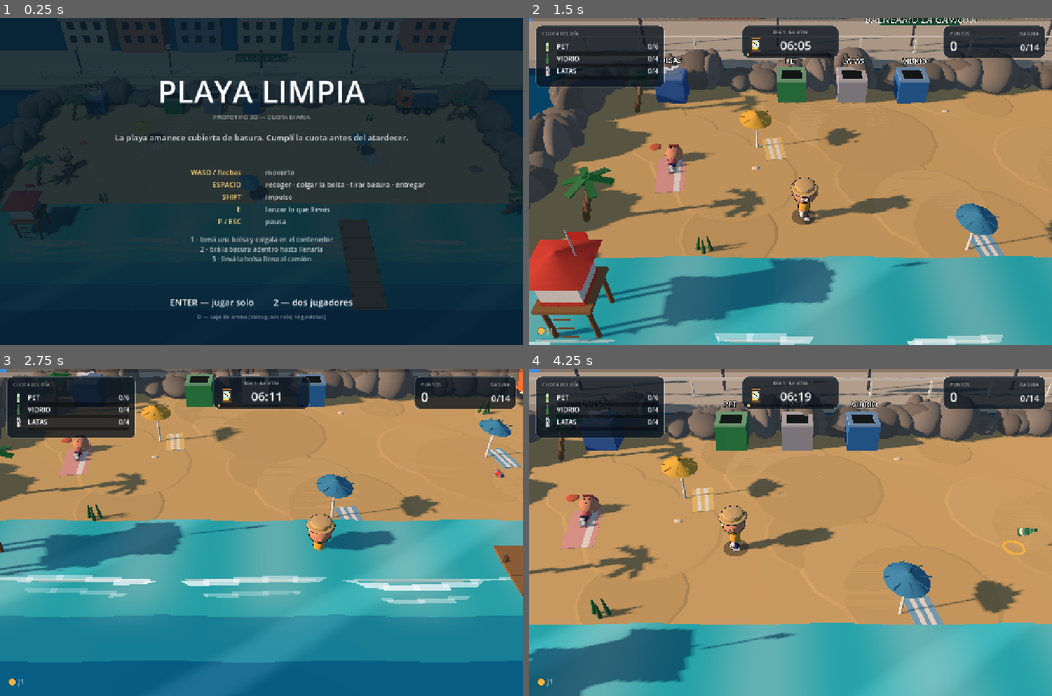
Above: before the commit, frames 1-4 (two rows, left to right).
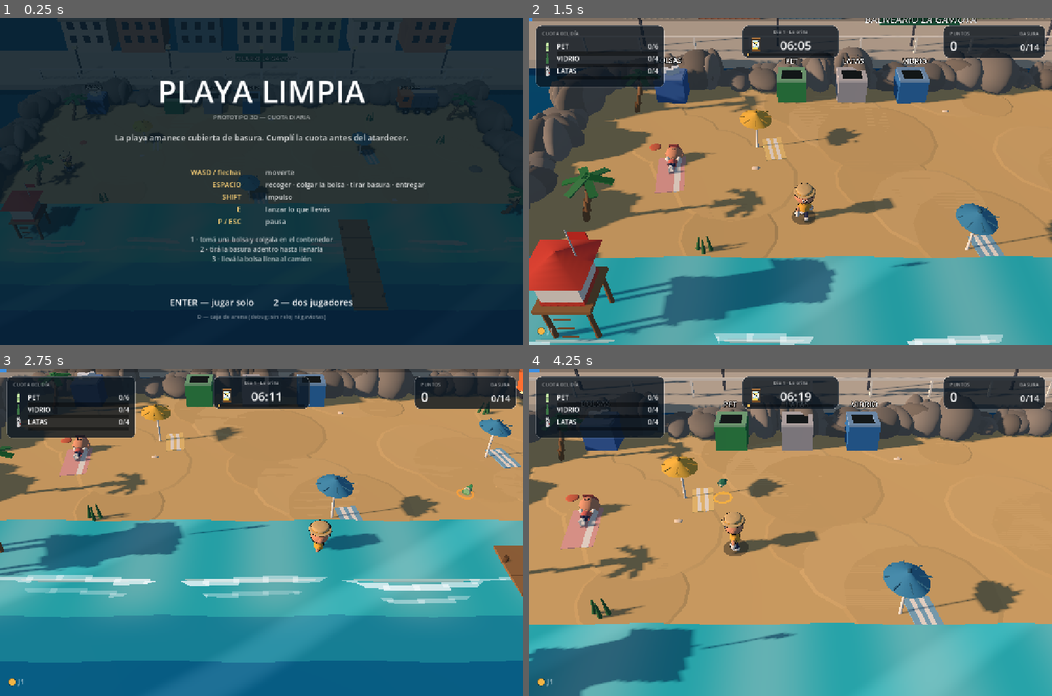
Above: after the commit, the same moments.

Repository: Catech124/playa-limpiar
Game: Godot game, scene res://scenes/Main.tscn
Same seed, same stepped clock (60 frames per second), same inputs: the game is played once before the commit and once after it.
Inputs:
- Up to frame 1 (0.25 s): no input
- Up to frame 2 (1.5 s): tap Enter at 0.5 s; hold D 0.53-1.28 s; tap Shift at 0.6 s; tap Space at 0.77, 1.07 s; hold S from 1.28 s (still down); tap E at 1.35 s
- Up to frame 3 (2.75 s): tap Space at 1.52, 1.82 s; release S at 2.03 s; hold D from 2.03 s (still down); tap Enter at 2.1 s
- Up to frame 4 (4.25 s): release D at 2.78 s; hold W 2.78-3.53 s; tap Ctrl at 2.85 s; tap Space at 3.02, 3.32, 3.77, 4.07 s; hold A from 3.53 s (still down); tap Keypad Enter at 3.6 s

The runs differ from the first frame. In frame 1, less than 0.1% of the frame differs, in the area x 10-14%, y 39-46%; in frame 2, 0.6%; in frame 3, 0.6%; in frame 4, 0.8%, in the area x 9-100%, y 33-57%.

Commit message:
Vuelve el personaje anterior, bolsa cuadrada en los botes y más ajustes
Personaje:
- Vuelve el GLB anterior (brazos caídos, no T-pose): con el v3 los brazos
  quedaban dentro del torso al corregir la pose.
- Escala 0,78 y cabeza/sombrero al 0,88: ya no queda cabezón ni tan alto.

Contenedores:
- La bolsa colgada ahora es CUADRADA como el bote: paredes, borde doblado
  sobre el marco, falda arrugada por fuera, pliegues y nudo atado en una
  esquina. Antes se veía un cilindro en el medio.
- La bolsa tapa la boca oscura del contenedor (se ocultaba un plato negro
  detrás); al sacarla vuelve a verse.

Tiburón:
- También cuenta el tiempo si estás en la orilla, no solo nadando.

Muelle:
- Tiene colisión y reserva sus celdas: no se pasa a través ni aparece
  basura encima.

108 comprobaciones headless (se le dio más margen al test de la gaviota,
que a veces no llegaba en 8 s).

Diff:
--- a/scripts/cell_data.gd
+++ b/scripts/cell_data.gd
@@ -11,6 +11,7 @@
 var bin: String = ""     # tipo de residuo que acepta un contenedor (pet/lata/vidrio)
 var bag: CarryItem = null    # bolsa colgada en la boca de un contenedor
 var decor := ""              # prop decorativo grande (palmera, torre, muelle)
+var bin_hole: Node3D = null  # boca oscura del contenedor (se oculta con bolsa)
 
 
 func is_solid() -> bool:
--- a/scripts/grid_world.gd
+++ b/scripts/grid_world.gd
@@ -361,8 +361,6 @@
 				_tower(pos)
 				_decor_collider(pos + Vector3(0, 0, 0), 0.55, 1.8)
 			"pier":
-				if tile != null:
-					tile.decor = kind
 				_pier(int(d[0]), 10, 13)
 			"rock":
 				var m := SphereMesh.new()
@@ -594,6 +592,11 @@
 func _pier(cx: int, from_y: int, to_y: int) -> void:
 	for y in range(from_y, to_y + 1):
 		var z := float(y) + 0.5
+		# el muelle es sólido: no se pasa a través
+		var tile := tile_at(cx, y)
+		if tile != null:
+			tile.decor = "pier"
+		_decor_collider(Vector3(cx + 0.5, 0.0, z), 0.55, 2.0)
 		_box_mesh(Vector3(1.10, 0.06, 1.0), Color(0.62, 0.47, 0.30),
 			Vector3(cx + 0.5, 0.34, z))
 		_box_mesh(Vector3(1.10, 0.008, 0.03), Color(0.42, 0.31, 0.20),
@@ -679,6 +682,7 @@
 		hm.position = Vector3(t.x + 0.5, height + 0.005, t.y + 0.5)
 		hm.cast_shadow = GeometryInstance3D.SHADOW_CASTING_SETTING_OFF
 		add_child(hm)
+		t.bin_hole = hm
 		var rim_mat := ItemVisuals.material(color.lightened(0.35))
 		for off in [Vector3(0, 0, 0.40), Vector3(0, 0, -0.40), Vector3(0.40, 0, 0), Vector3(-0.40, 0, 0)]:
 			var rim := BoxMesh.new()
--- a/scripts/item_visuals.gd
+++ b/scripts/item_visuals.gd
@@ -293,64 +293,74 @@
 		item.node.add_child(mini)
 
 
-## Bolsa colgada en un contenedor: va EXPANDIDA como forro. El contenedor es una
-## caja sólida (debajo de su cara superior no se ve nada), así que la bolsa se
-## arma en tres piezas que es como se ve una bolsa real de arriba:
-##   - el saco abierto (cilindro sin tapa y de doble cara: se ve el interior),
-##   - el plástico tapando el marco de la boca,
-##   - la falda que cuelga por FUERA del contenedor (lo que la delata como bolsa).
+## Bolsa colgada en un contenedor: va EXPANDIDA como forro. El bote es cuadrado,
+## así que la bolsa también: cuatro paredes, el borde doblado sobre el marco, la
+## falda arrugada por fuera y un nudo atado en una esquina. Un cilindro en el
+## medio no se leía como bolsa.
 static func _build_bin_liner(item: CarryItem) -> void:
 	var bin_top := float(GameConfig.STATION_HEIGHT.get("bin", 0.78))
 	var plastic := _bag_color(item)
 	var n := item.contents.size()
-	var mouth_y := bin_top + 0.17        # sobresale un poco, como una bolsa real
-	var bottom_y := bin_top - 0.30       # el fondo queda dentro del contenedor
-
-	var sack := CylinderMesh.new()
-	sack.top_radius = 0.335
-	sack.bottom_radius = 0.30
-	sack.height = mouth_y - bottom_y
-	sack.radial_segments = 18
-	sack.cap_top = false
-	var sm := _mesh(item.node, sack, plastic, Vector3(0, (mouth_y + bottom_y) * 0.5, 0))
-	sm.material_override.cull_mode = BaseMaterial3D.CULL_DISABLED
-	# el interior de un cilindro recibe la luz por la espalda: sin un poco de
-	# emisión queda un pozo negro y no se ve la basura que hay adentro
-	sm.material_override.emission_enabled = true
-	sm.material_override.emission = plastic
-	sm.material_override.emission_energy_multiplier = 0.45
-
-	# fondo: es lo que se ve cuando la bolsa todavía está vacía
-	var bottom := _cyl(item.node, 0.30, 0.30, 0.02, plastic.darkened(0.12),
-		Vector3(0, bottom_y + 0.01, 0), 0.0, 18)
-	bottom.cast_shadow = GeometryInstance3D.SHADOW_CASTING_SETTING_OFF
-
-	# plástico sobre el marco (deja libre el círculo del saco)
-	var cover_y := bin_top + 0.075
+	var mouth_y := bin_top + 0.02
+	var bottom_y := bin_top - 0.34
+	var w := 0.70
+	var h := mouth_y - bottom_y
+
+	# fondo y paredes del forro
+	# el fondo bien claro: adentro del bote hay sombra y parecía un pozo
+	_box(item.node, Vector3(w, 0.02, w), plastic.lightened(0.04), Vector3(0, bottom_y, 0))
+	for sx in [-1.0, 1.0]:
+		var wall_x := _box(item.node, Vector3(0.025, h, w), plastic,
+			Vector3(sx * w * 0.5, bottom_y + h * 0.5, 0))
+		_wall_light(wall_x, plastic)
 	for sz in [-1.0, 1.0]:
-		_box(item.node, Vector3(1.00, 0.02, 0.16), plastic, Vector3(0, cover_y, sz * 0.42))
+		var wall_z := _box(item.node, Vector3(w, h, 0.025), plastic,
+			Vector3(0, bottom_y + h * 0.5, sz * w * 0.5))
+		_wall_light(wall_z, plastic)
+
+	# borde doblado sobre el marco (4 tiras apenas torcidas = plástico, no marco)
+	for sz in [-1.0, 1.0]:
+		var strip_z := _box(item.node, Vector3(1.02, 0.02, 0.17), plastic,
+			Vector3(0, mouth_y + 0.06, sz * 0.42))
+		strip_z.rotation_degrees = Vector3(0, 2.0 * sz, 0)
 	for sx in [-1.0, 1.0]:
-		_box(item.node, Vector3(0.16, 0.02, 0.68), plastic, Vector3(sx * 0.42, cover_y, 0))
-
-	# falda que cuelga por fuera: alturas distintas para que no parezca una caja
-	var skirt_top := bin_top + 0.06
-	var skirts := [
-		[Vector3(1.04, 0.17, 0.03), Vector3(0, skirt_top - 0.085, 0.48), Vector3(-4, 0, 0)],
-		[Vector3(1.02, 0.13, 0.03), Vector3(0, skirt_top - 0.065, -0.48), Vector3(3, 0, 0)],
-		[Vector3(0.03, 0.15, 1.00), Vector3(0.48, skirt_top - 0.075, 0), Vector3(0, 0, 4)],
-		[Vector3(0.03, 0.19, 1.02), Vector3(-0.48, skirt_top - 0.095, 0.01), Vector3(0, 0, -3)],
-	]
-	for sk in skirts:
-		var flap := _box(item.node, sk[0], plastic, sk[1])
-		flap.rotation_degrees = sk[2]
-
-	# borde enrollado: le da espesor al plástico de la boca
-	var lip := TorusMesh.new()
-	lip.inner_radius = 0.322
-	lip.outer_radius = 0.350
-	lip.rings = 20
-	lip.ring_segments = 6
-	_mesh(item.node, lip, plastic, Vector3(0, mouth_y, 0))
+		var strip_x := _box(item.node, Vector3(0.17, 0.02, 0.70), plastic,
+			Vector3(sx * 0.42, mouth_y + 0.062, 0))
+		strip_x.rotation_degrees = Vector3(0, -2.0 * sx, 0)
+
+	# arrugas: dos tiras finas cruzadas sobre el borde
+	var wrinkle_a := _box(item.node, Vector3(0.72, 0.018, 0.05), plastic.lightened(0.05),
+		Vector3(0.10, mouth_y + 0.075, 0.30))
+	wrinkle_a.rotation_degrees = Vector3(0, 14, 0)
+	var wrinkle_b := _box(item.node, Vector3(0.05, 0.018, 0.60), plastic.lightened(0.05),
+		Vector3(-0.30, mouth_y + 0.073, -0.06))
+	wrinkle_b.rotation_degrees = Vector3(0, 9, 0)
+
+	# falda que cuelga por fuera del bote
+	for sz in [-1.0, 1.0]:
+		var flap_z := _box(item.node, Vector3(1.04, 0.17, 0.03), plastic,
+			Vector3(0, bin_top + 0.02, sz * 0.475))
+		flap_z.rotation_degrees = Vector3(-3.0 * sz, 0, 0)
+	for sx in [-1.0, 1.0]:
+		var flap_x := _box(item.node, Vector3(0.03, 0.14, 1.02), plastic,
+			Vector3(sx * 0.475, bin_top + 0.01, 0))
+		flap_x.rotation_degrees = Vector3(0, 0, 3.0 * sx)
+
+	# nudo atado en una esquina, con las orejas del plástico
+	var knot := SphereMesh.new()
+	knot.radius = 0.075
+	knot.height = 0.15
+	_mesh(item.node, knot, plastic.darkened(0.12), Vector3(0.36, mouth_y + 0.12, 0.36))
+	for i in 2:
+		var ear := BoxMesh.new()
+		ear.size = Vector3(0.14, 0.03, 0.04)
+		var em := _mesh(item.node, ear, plastic.darkened(0.08),
+			Vector3(0.40 + 0.02 * float(i), mouth_y + 0.19 + 0.02 * float(i),
+				0.33 - 0.05 * float(i)))
+		em.rotation = Vector3(0.55 - 0.35 * float(i), 0.8, -0.5 + 0.4 * float(i))
+		em.cast_shadow = GeometryInstance3D.SHADOW_CASTING_SETTING_OFF
+
+
 
 	# la basura que ya tiene adentro: se apila y asoma más cuanto más llena está
 	var slots := [Vector3(-0.16, 0, -0.14), Vector3(0.16, 0, -0.14),
@@ -359,10 +369,21 @@
 		slots = [Vector3.ZERO]
 	elif n == 2:
 		slots = [Vector3(-0.14, 0, -0.10), Vector3(0.14, 0, 0.10)]
-	var pile := bottom_y + 0.19 + 0.05 * n
+	var pile := bottom_y + 0.19 + 0.05 * float(n)
 	for i in n:
 		var mini := residue_piece(String(item.contents[i]))
 		mini.scale = Vector3(0.85, 0.85, 0.85)
 		mini.position = Vector3(0, pile, 0) + slots[i % slots.size()]
 		mini.rotation_degrees = Vector3(-7.0 + (i % 3) * 7.0, i * 61.0, 6.0 - (i % 2) * 12.0)
 		item.node.add_child(mini)
+
+
+## Las caras internas del forro reciben la luz por la espalda y quedan negras:
+## un poco de emisión las deja del color del plástico (como una bolsa real).
+static func _wall_light(mi: MeshInstance3D, plastic: Color) -> void:
+	var m := mi.material_override as StandardMaterial3D
+	if m == null:
+		return
+	m.emission_enabled = true
+	m.emission = plastic
+	m.emission_energy_multiplier = 0.42
--- a/scripts/main.gd
+++ b/scripts/main.gd
@@ -356,7 +356,8 @@
 				_respawn(p)
 			continue
 
-		if p.swimming:
+		# el tiburón también acecha si estás en la orilla, no solo nadando
+		if p.swimming or _near_water(p):
 			p.water_time += delta
 			# Cuanto más se queda en el agua, más se calienta el tiburón: la
 			# aleta sale antes y la mordida también.
@@ -588,6 +589,15 @@
 	spawn_puff(p.position + Vector3(0, 0.1, 0), Color(0.85, 0.92, 1.0), 8, 1.2)
 	p.revive()
 	spawn_puff(p.position, Color(0.88, 0.82, 0.66), 8, 1.0)
+
+
+## ¿Está a un paso del agua? En la orilla el tiburón ya empieza a contar.
+func _near_water(p: Player) -> bool:
+	for d in [Vector2i(1, 0), Vector2i(-1, 0), Vector2i(0, 1), Vector2i(0, -1)]:
+		var t := world.tile_at(p.tile_x() + d.x, p.tile_y() + d.y)
+		if t != null and t.kind == "water":
+			return true
+	return false
 
 
 func _nearest_sand(p: Player) -> CellData:
@@ -978,6 +988,8 @@
 	if tile.bag != null:
 		var bag := tile.bag
 		tile.bag = null
+		if tile.bin_hole != null:
+			tile.bin_hole.visible = true
 		move_item_to_player(bag, p)
 		if bag.is_full():
 			toast(at, "¡Bolsa llena! Llevala al camión", "good")
@@ -1258,6 +1270,9 @@
 	if not bag.hung:
 		bag.hung = true
 		ItemVisuals.rebuild(bag)      # si todavía no existe el nodo, no hace nada
+	# la bolsa tapa la boca oscura del contenedor (si no, se ve un plato negro)
+	if tile.bin_hole != null:
+		tile.bin_hole.visible = false
 	var node := _item_node(bag)       # y acá se construye ya como forro
 	item_blocker(bag, false)
 	parent_item(node, world.items_root)
--- a/scripts/player.gd
+++ b/scripts/player.gd
@@ -18,11 +18,13 @@
 
 
 ## Escala del modelo con respecto al asset original.
-const CHAR_SCALE := 0.84
-## El GLB viene en T-pose (brazos en cruz): para animar hay que bajarlos. Es la
-## rotación base de cada bisagra y la animación se suma a esto.
-const ARM_REST_L := 1.57
-const ARM_REST_R := -1.57
+const CHAR_SCALE := 0.78
+## El modelo viene con los brazos caídos (poses del GLB anterior): la animación
+## se suma desde cero. Si se cambia a un GLB en T-pose, acá va ±1.57.
+const ARM_REST_L := 0.0
+const ARM_REST_R := 0.0
+## Cabeza y sombrero un poco más chicos: el personaje quedaba cabezón.
+const HEAD_SCALE := 0.88
 
 var index := 0
 var color := Color.WHITE
@@ -92,6 +94,13 @@
 		var node := model.find_child(hinge, true, false)
 		if node is Node3D:
 			_hinges[hinge] = node
+	# cabeza y gorro un poco más chicos (el cuerpo ya es más bajo)
+	var head: Node3D = _hinges.get("head")
+	if head != null:
+		head.scale = Vector3.ONE * HEAD_SCALE
+	var hat: Node3D = _hinges.get("hat")
+	if hat != null:
+		hat.scale = Vector3.ONE * HEAD_SCALE
 	_add_face_details()
 
 
--- a/tests/headless_test.gd
+++ b/tests/headless_test.gd
@@ -396,7 +396,7 @@
 	main.gulls.spawn()
 	var gull = main.gulls.list[0]
 	check("la gaviota marca lo que va a robar", gull.mark != null)
-	for i in 160:
+	for i in 240:
 		main.gulls.tick(0.05)
 	check("al robar, el aro desaparece", gull.mark == null or not is_instance_valid(gull.mark))
 	check("el aro apuntaba a la basura robada", mark_victim.node == null)
Binary file changed: assets/chef.glb
Not shown, changed: assets/chef.glb.import
Binary file changed: docs/captura-bines.png
Binary file changed: docs/captura-juego.png
Binary file changed: docs/captura-npc.png
Not shown, changed: docs/MECANICAS.md
